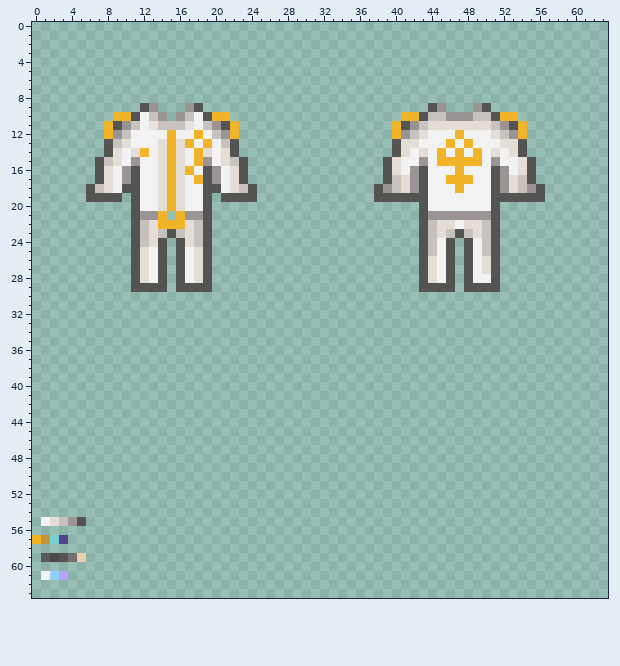
File history of a pixel-art file, Resources/Textures/Forge/Clothing/Uniforms/Jumpsuits/covenant.rsi/equipped-INNERCLOTHING2.aseprite. Above: the version before the commit.
64x64 pixels, 1 frame. Colours within 5 levels of each other are drawn and written as one.
The result:
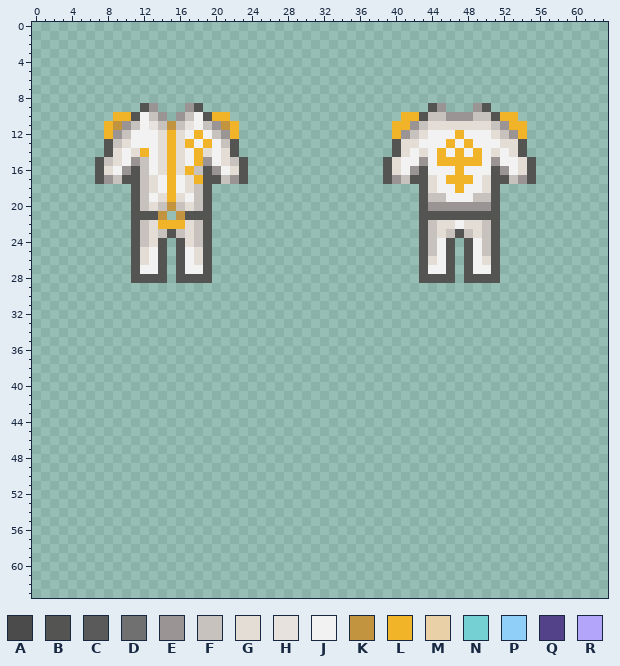
Palette (. is transparent): A #4c4b4b  B #545453  C #5b5a5a  D #707070  E #9a9594  F #c8c2be  G #e3ddd6  H #e8e2df  J #f2f2f2  K #c3943f  L #f1b328  M #ead0a6  N #74d0d3  P #90cff8  Q #53428a  R #b3a6fa
Difference:
layer "Layer 2" now hidden
The author changed colour E to colour B in row 17 at x 10, 20, 42 and 52; in row 21 at x 12 to 13, 17 to 18 and 44 to 50.
The author changed colour G to colour B in row 28 at x 12, 18 and 44.
The author changed colour J to colour B in row 28 at x 13, 17, 45 and 49 to 50.
The author changed colour F to colour E in row 17 at x 40 and 54.
The author changed colour G to colour E in row 17 at x 8 and 22.
The author changed colour J to colour E in row 20 at x 44 to 50.
The author changed colour G to colour F in row 17 at x 41 and 53; in row 20 at x 14 and 16.
The author changed colour J to colour F in row 15 at x 12; in row 16 at x 12 and 18; in row 17 at x 9, 12 and 21; in row 18 at x 12 and 18; in row 19 at x 12, 18, 44 to 45 and 49 to 50; in row 20 at x 12 and 18.
The author changed colour J to colour G in row 12 at x 14 and 16; in rows 17 to 18 at x 13, 17, 44 and 50; in row 20 at x 13 and 17.
The author changed colour G to colour J in rows 17 to 18 at x 14 and 16; in row 27 at x 12, 18, 44 and 50.
The author changed colour B to colour K in row 11 at x 9 and 21.
The author changed colour F to colour K in row 11 at x 15.
The author changed colour L to colour K in row 20 at x 15; in row 21 at x 14 and 16.
The author changed colour B to colour L in row 11 at x 41 and 53.
The edit erases colour A in row 59 at x 2.
The edit erases colour B in row 18 at x 6, 10, 20, 24, 38 and 56; in row 19 at x 6 to 9, 21 to 24, 38 to 42 and 52 to 56; in row 29 at x 11 to 14, 16 to 19, 43 to 46 and 48 to 51; in row 55 at x 5; in row 59 at x 3.
The edit erases colour C in row 59 at x 1.
The edit erases colour D in row 59 at x 4.
The edit erases colour E in row 18 at x 39, 42, 52 and 55; in row 55 at x 4.
The edit erases colour F in row 18 at x 7, 23, 40 and 54; in row 55 at x 3.
The edit erases colour G in row 18 at x 8, 22, 41 and 53; in row 55 at x 2.
The edit erases colour J in row 18 at x 9 and 21; in row 55 at x 1; in row 61 at x 1.
The edit erases colour K in row 57 at x 1.
The edit erases colour L in row 57 at x 0.
The edit erases colour M in row 59 at x 5.
The edit erases colour N in row 57 at x 2.
The edit erases colour P in row 61 at x 2.
The edit erases colour Q in row 57 at x 3.
The edit erases colour R in row 61 at x 3.
Changed places in both pictures, as pixel boxes (x1, y1, x2, y2):
changed: (86, 121, 257, 220)
changed: (401, 121, 410, 130)
changed: (509, 121, 518, 130)
changed: (374, 175, 545, 220)
changed: (131, 265, 212, 292)
changed: (419, 265, 500, 292)
erased: (32, 517, 86, 580)
